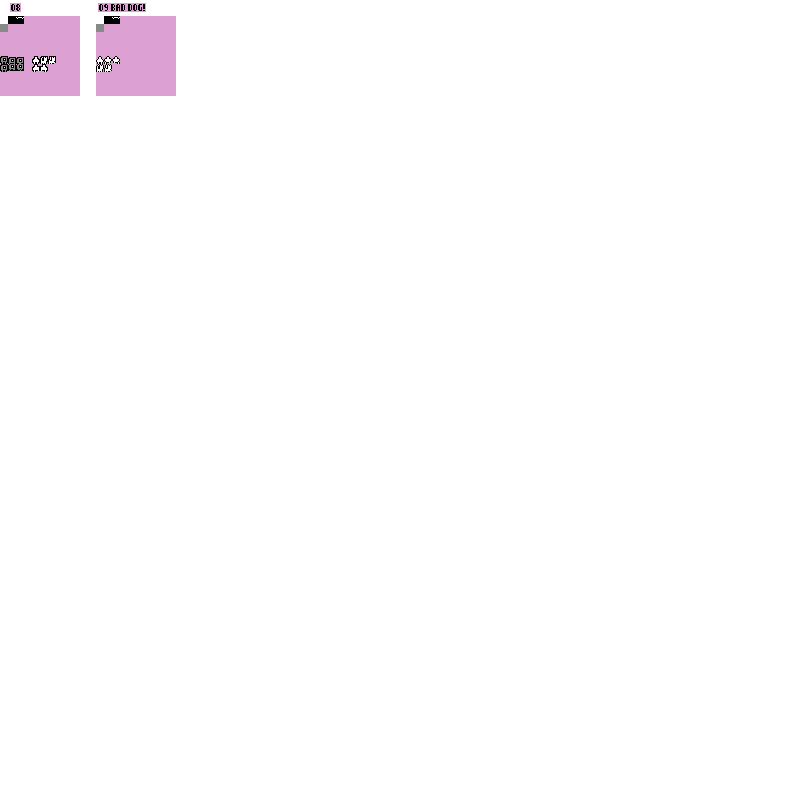
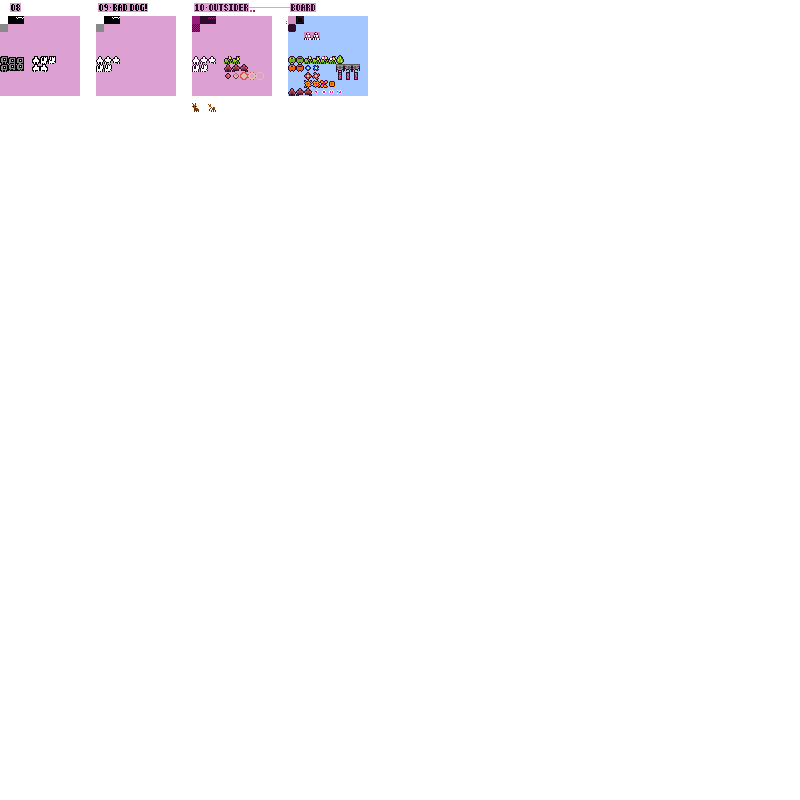
Two versions of the same layered image (800 x 800). Layer-by-layer changes:
added layer "Layer 1" above "Background" over (x1=312, y1=90, x2=342, y2=94)
added layer "Background" over (x1=110, y1=3, x2=368, y2=112)
